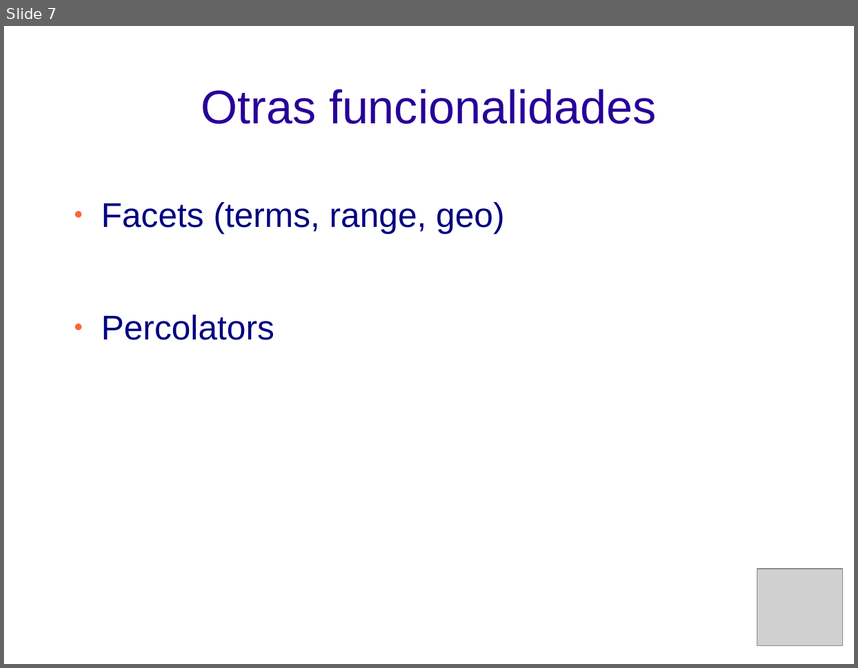
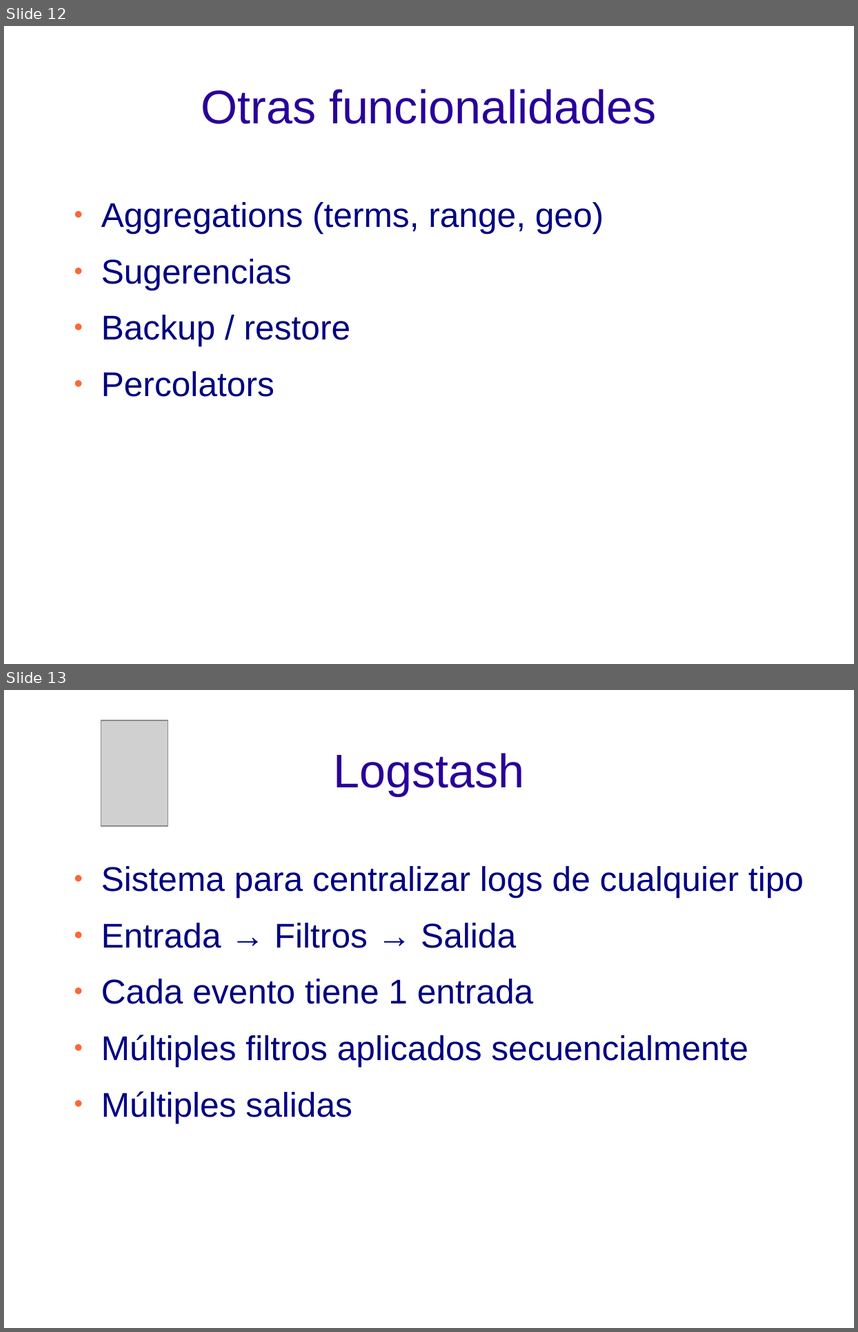
Before and after one commit to davidsf/charla_elasticsearch, a slide deck: elasticsearch.odp. Shown one above the other, each under a label of ours: slide 7 before the commit, slides 12 and 13 after it. The pictures are 858x668 and 858x1332 pixels, drawn with LibreOffice and Linux fonts; fonts in the diff are those of the drawing; grey boxes stand for pictures; background and template pictures are left out. Boxes give left, top, right and bottom in pixels: in the first picture for what was removed or moved away, otherwise in the second. Text is boxed around its words. In the diff, an @@ line names an element or a change of style, - is before the commit and + after.

```diff
--- a/elasticsearch.odp
+++ b/elasticsearch.odp
@@ slide 13 added at (4, 690, 854, 1328), background picture (left out) @@
@@ picture added at (101, 720, 168, 826) @@
@@ title added at (333, 753, 524, 796), 44 pt, text #280099 @@
+Logstash
@@ text added at (101, 866, 804, 1123), 32 pt, text #000080 @@
+● Sistema para centralizar logs de cualquier tipo
+● Entrada → Filtros → Salida
+● Cada evento tiene 1 entrada
+● Múltiples filtros aplicados secuencialmente
+● Múltiples salidas
@@ what was slide 7 is now slide 12 @@
@@ slide 12 changed as well @@
@@ text at (101, 202, 604, 346): text changed @@
-● Facets (terms, range, geo)
+● Aggregations (terms, range, geo)
+● Sugerencias
+● Backup / restore
@@ picture removed at (757, 568, 842, 646) @@
```
Also in this commit, not shown: 6 other slides changed, 9 other slides added, 3 slides removed.
